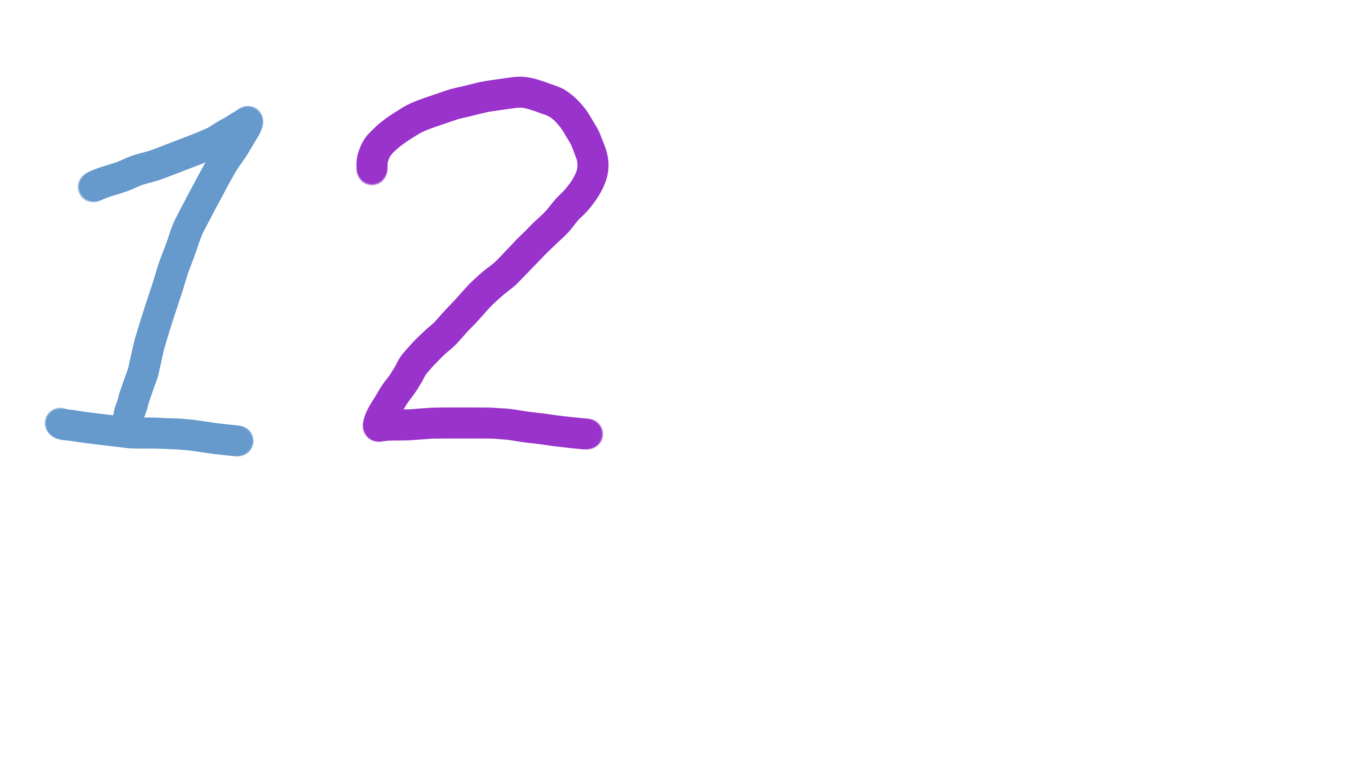
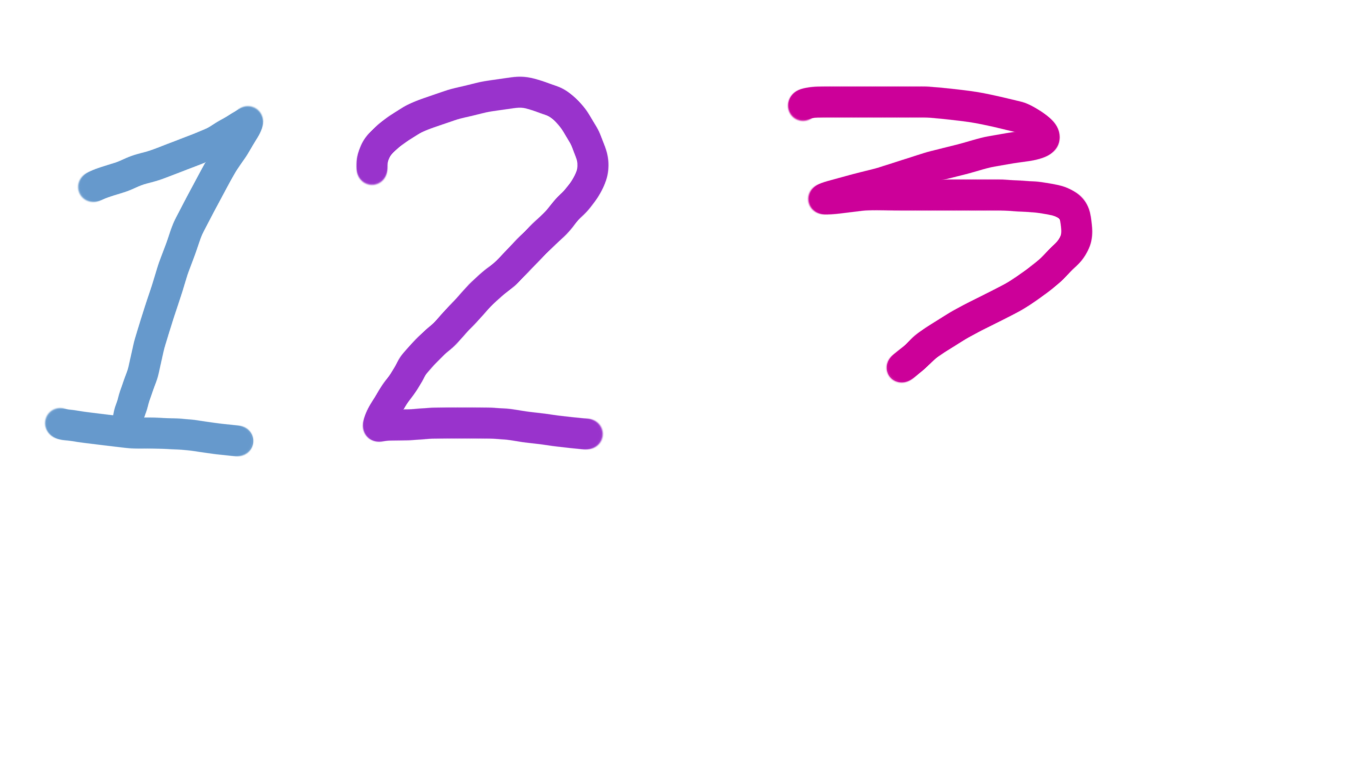
Revision of a layered 1366×768 image; what changed, layer by layer:
painted on "圖層 1" over [787, 85, 1093, 384]
